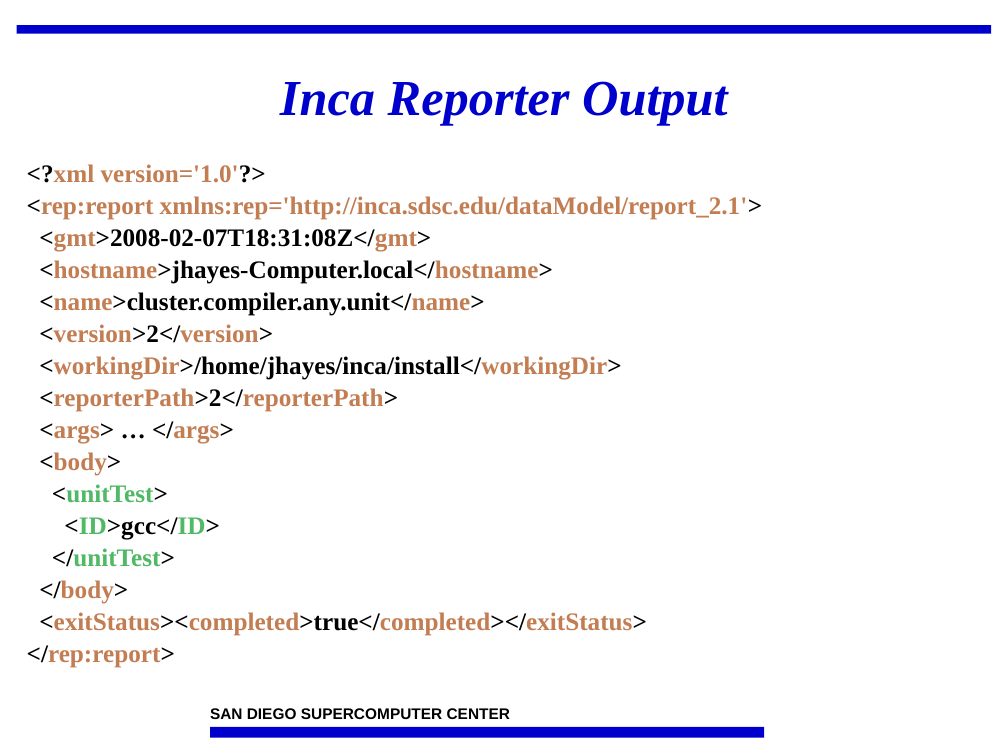
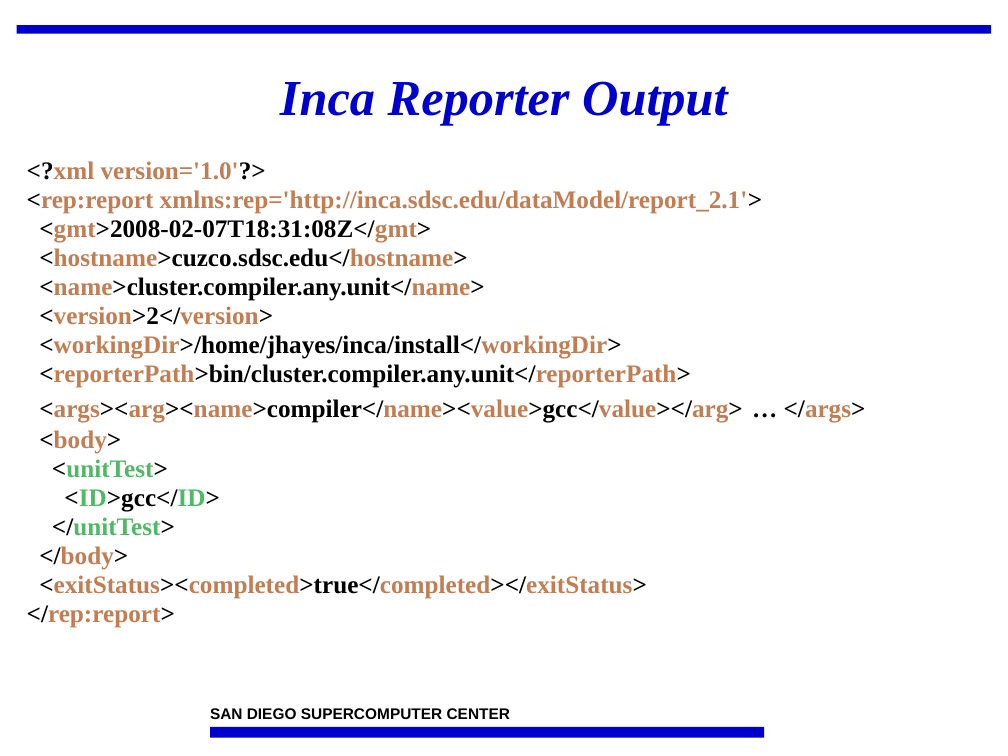
Before and after one commit to IncaProject/inca-xsede, a slide deck: slide 6 of talks/2008workshop/incaReporters.ppt (slide 5 before the commit). Drawn at 1008x756 pixels with LibreOffice and Linux fonts; fonts in the diff are those of the drawing; background and template pictures are left out. Boxes give left, top, right and bottom in pixels: in the first picture for what was removed or moved away, otherwise in the second. Text is boxed around its words. In the diff, an @@ line names an element or a change of style, - is before the commit and + after.

```diff
--- a/talks/2008workshop/incaReporters.ppt
+++ b/talks/2008workshop/incaReporters.ppt
@@ text at [27,161,763,628]: line spacing 0.85 to 0.75 @@
@@ text at [39,248,467,267]: text changed @@
-<hostname>jhayes-Computer.local</hostname>
+<hostname>cuzco.sdsc.edu</hostname>
@@ text at [39,364,866,423]: text changed; text colour #C27D52 to #000000 @@
-<reporterPath>2</reporterPath>
-<args> … </args>
+<reporterPath>bin/cluster.compiler.any.unit</reporterPath>
+<args><arg><name>compiler</name><value>gcc</value></arg> … </args>
```
Also in this commit, not shown: 13 other slides changed, 7 slides added.
